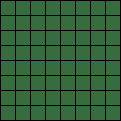
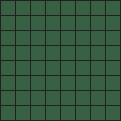
Two versions of the same layered image (121×121). Layer-by-layer changes:
painted on "레이어 3 복사 9" over [0, 0, 121, 121]
removed layer "레이어 3 복사 9" (2nd of 8) over [90, 105, 106, 121]
removed layer "레이어 3 복사 9" (3rd of 8) over [75, 105, 91, 121]
removed layer "레이어 3 복사 9" (4th of 8) over [60, 105, 76, 121]
removed layer "레이어 3 복사 9" (5th of 8) over [45, 105, 61, 121]
removed layer "레이어 3 복사 9" (6th of 8) over [30, 105, 46, 121]
removed layer "레이어 3 복사 9" (7th of 8) over [15, 105, 31, 121]
removed layer "레이어 3 복사 9" (8th of 8) over [0, 105, 16, 121]
removed layer "레이어 3 복사 8" (1st of 8) over [105, 90, 121, 106]
removed layer "레이어 3 복사 8" (2nd of 8) over [90, 90, 106, 106]
removed layer "레이어 3 복사 8" (3rd of 8) over [75, 90, 91, 106]
removed layer "레이어 3 복사 8" (4th of 8) over [60, 90, 76, 106]
removed layer "레이어 3 복사 8" (5th of 8) over [45, 90, 61, 106]
removed layer "레이어 3 복사 8" (6th of 8) over [30, 90, 46, 106]
removed layer "레이어 3 복사 8" (7th of 8) over [15, 90, 31, 106]
removed layer "레이어 3 복사 8" (8th of 8) over [0, 90, 16, 106]
removed layer "레이어 3 복사 7" (1st of 16) over [105, 75, 121, 91]
removed layer "레이어 3 복사 7" (2nd of 16) over [90, 75, 106, 91]
removed layer "레이어 3 복사 7" (3rd of 16) over [75, 75, 91, 91]
removed layer "레이어 3 복사 7" (4th of 16) over [60, 75, 76, 91]
removed layer "레이어 3 복사 7" (5th of 16) over [45, 75, 61, 91]
removed layer "레이어 3 복사 7" (6th of 16) over [30, 75, 46, 91]
removed layer "레이어 3 복사 7" (7th of 16) over [15, 75, 31, 91]
removed layer "레이어 3 복사 7" (8th of 16) over [0, 75, 16, 91]
…and 40 more changes (40 removed)
